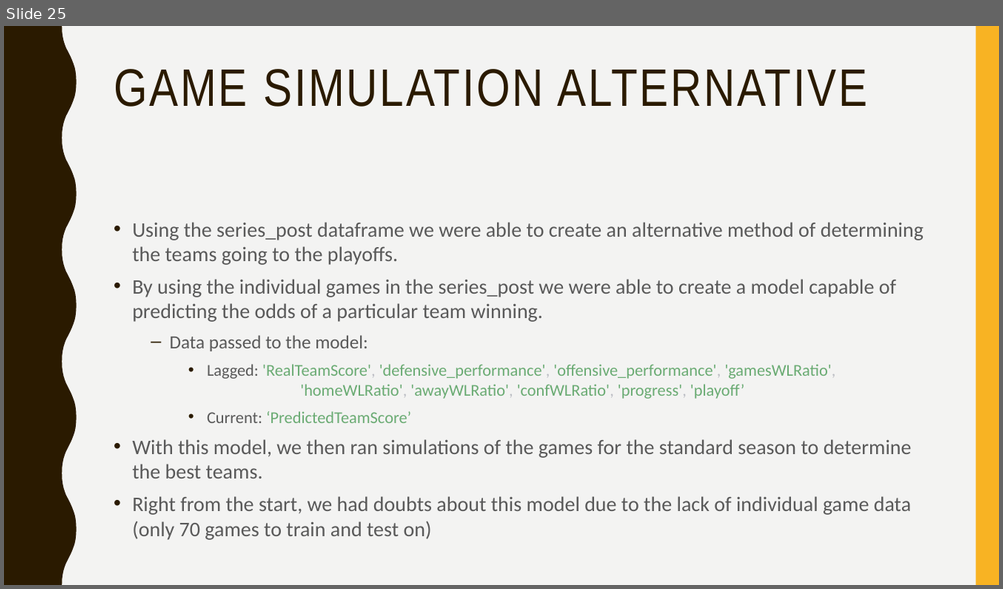
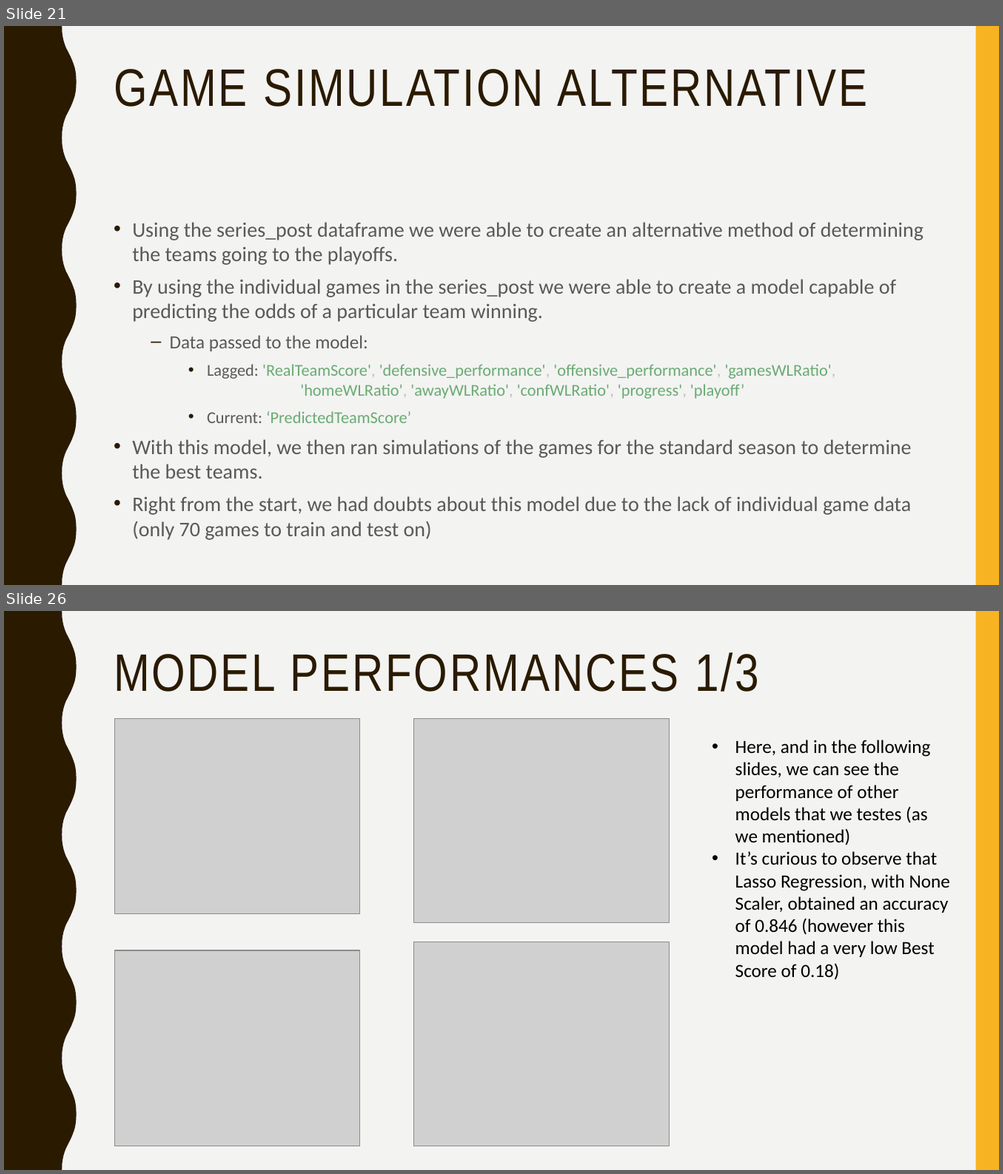
Before and after one commit to afs202005277/AC, a slide deck: ppt projeto.pptx. Shown one above the other, each under a label of ours: slide 25 before the commit, slides 21 and 26 after it; the slides between them are not shown. The pictures are 1003x589 and 1003x1174 pixels, drawn with LibreOffice and Linux fonts; fonts in the diff are those of the drawing; grey boxes stand for pictures. Boxes give left, top, right and bottom in pixels: in the first picture for what was removed or moved away, otherwise in the second. Text is boxed around its words. In the diff, an @@ line names an element or a change of style, - is before the commit and + after.

```diff
--- a/ppt projeto.pptx
+++ b/ppt projeto.pptx
@@ slide 26 added at <box>4,611,999,1170</box>, background #F3F3F2; not listed: 2 template elements that a slide beside it also shows @@
@@ title added at <box>114,652,759,692</box>, 51 pt, text #2A1A00 @@
+MODEL PERFORMANCES 1/3
@@ picture added at <box>114,718,360,914</box> @@
@@ picture added at <box>414,718,669,923</box> @@
@@ text added at <box>735,740,950,980</box>, 18 pt, text #000000 @@
+• Here, and in the following slides, we can see the performance of other models that we testes (as we mentioned)
+• It’s curious to observe that Lasso Regression, with None Scaler, obtained an accuracy of 0.846 (however this model had a very low Best Score of 0.18)
@@ picture added at <box>414,943,669,1147</box> @@
@@ picture added at <box>114,951,360,1147</box> @@
@@ what was slide 25 is now slide 21 @@
```
Also in this commit, not shown: 1 slide changed, 18 other slides added, 4 slides removed, 1 other file.
